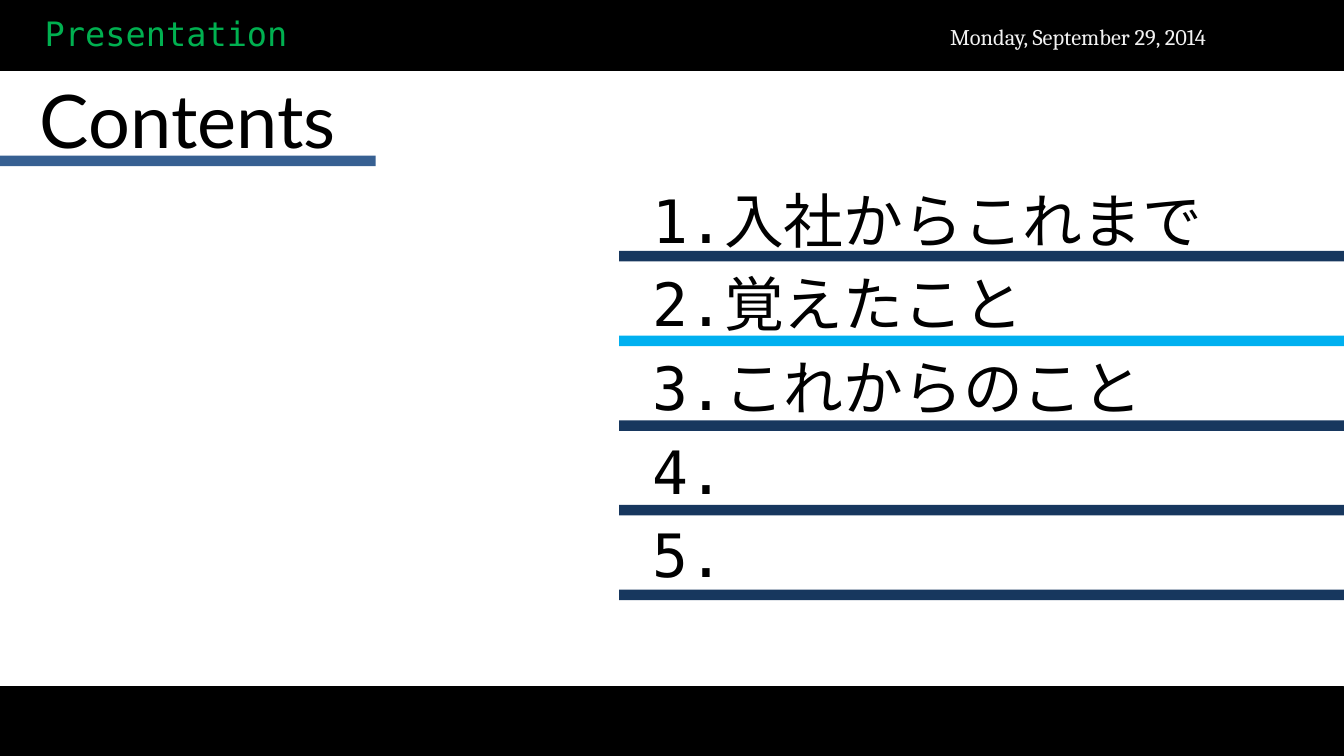
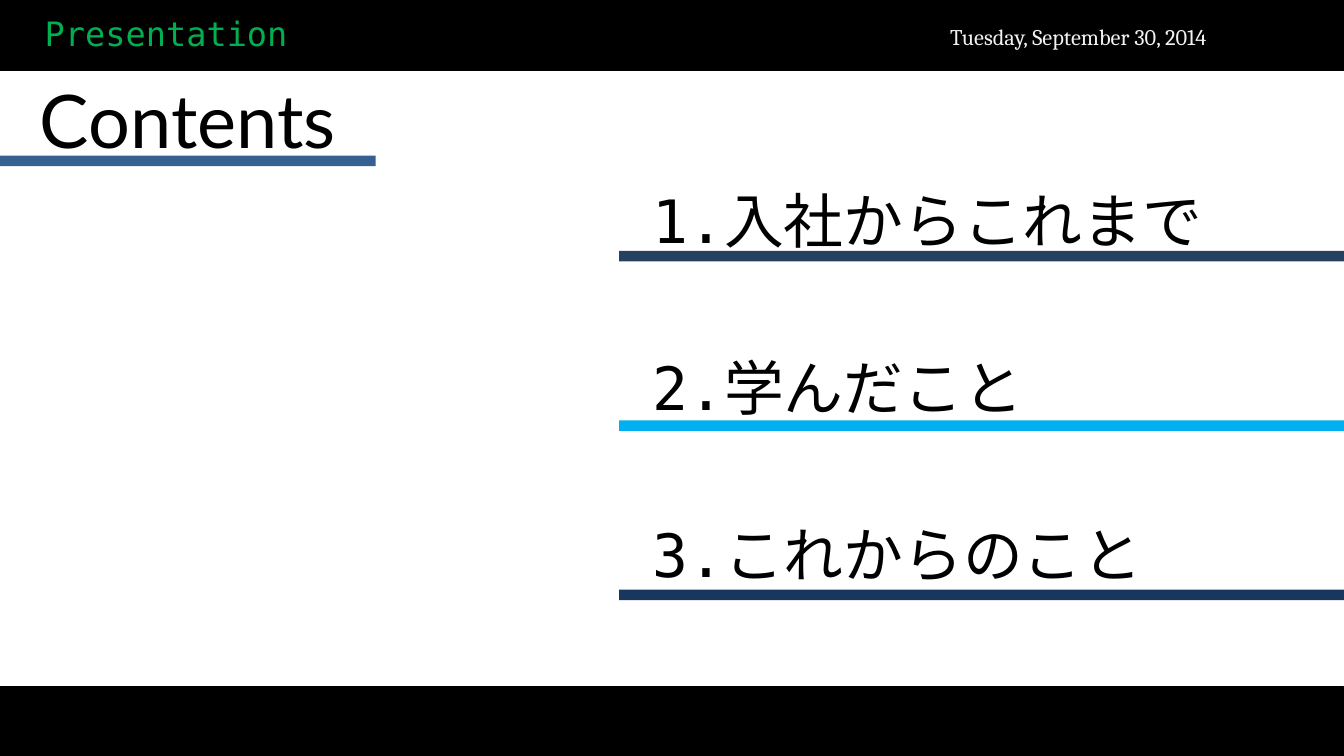
Before and after one commit to scarecrow173/Test, a slide deck: slide 15 of 試用期間終了.pptx (slide 6 before the commit). Drawn at 1344x756 pixels with LibreOffice and Linux fonts; fonts in the diff are those of the drawing; background and template pictures are left out. Boxes give left, top, right and bottom in pixels: in the first picture for what was removed or moved away, otherwise in the second. Text is boxed around its words. In the diff, an @@ line names an element or a change of style, - is before the commit and + after.

```diff
--- a/試用期間終了.pptx
+++ b/試用期間終了.pptx
@@ text at [950, 29, 1206, 50]: text changed @@
-Monday, September 29, 2014
+Tuesday, September 30, 2014
@@ text at [652, 361, 1023, 422]: text changed @@
-2.覚えたこと
+2.学んだこと
@@ rectangle: place and size @@
-rectangle at [620, 336, 1344, 347]
+rectangle at [620, 421, 1344, 431]
@@ rectangle removed at [620, 421, 1344, 431] @@
@@ text at [652, 450, 724, 590]: paragraphs removed @@
-4.
-5.
@@ rectangle removed at [620, 505, 1344, 516] @@
```
Also in this commit, not shown: 9 other slides changed, 10 slides added, 1 slide removed.
